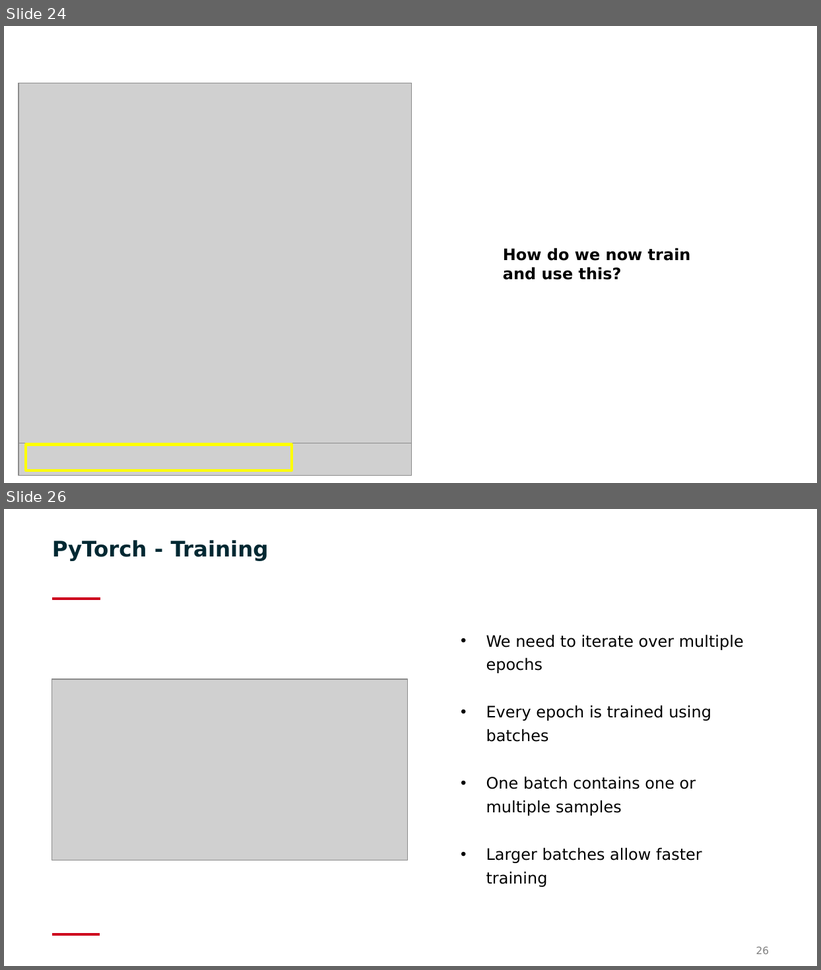
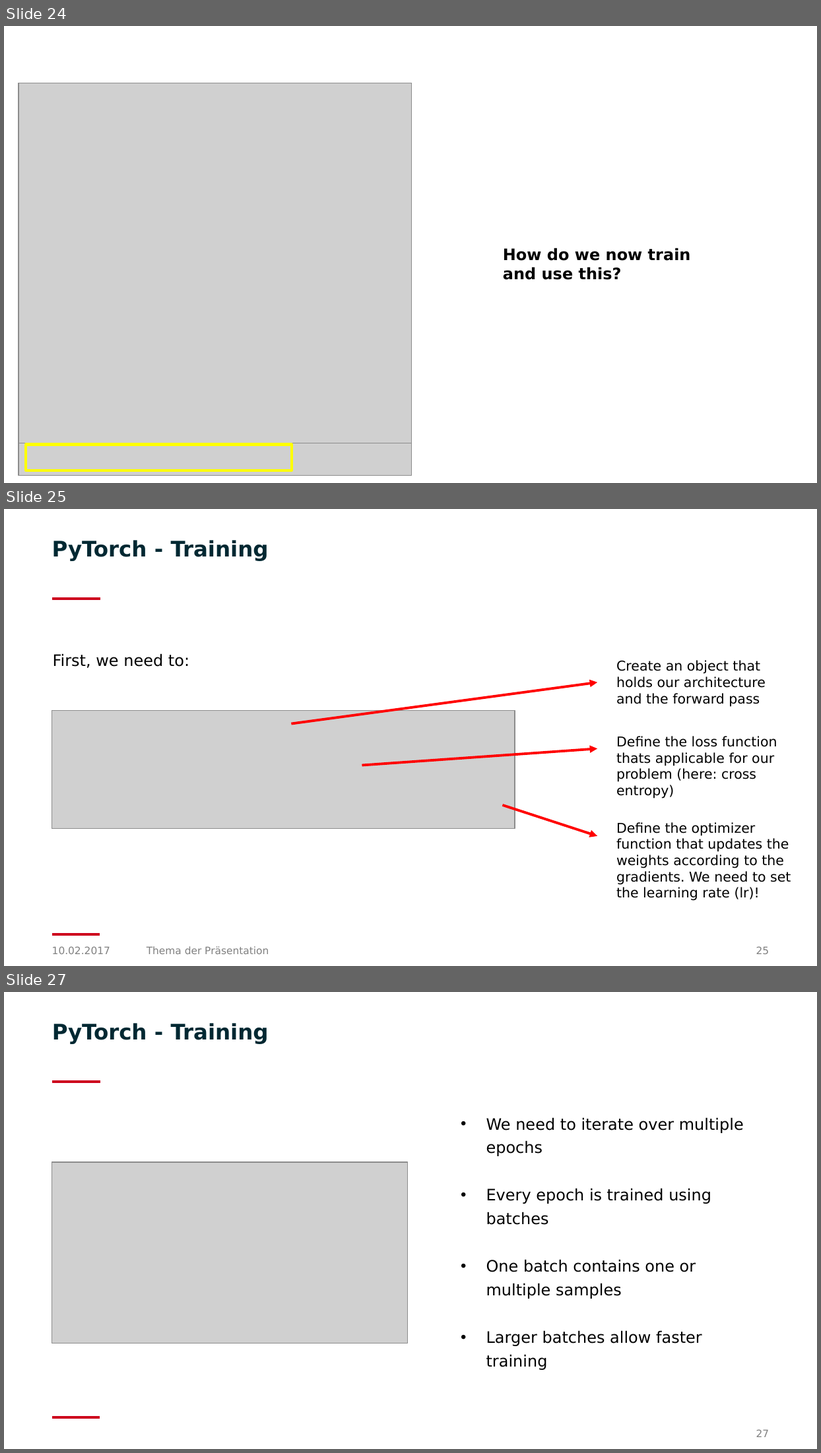
Before and after one commit to BAMeScience/workshop_neural_nets, a slide deck: slides/General_problem_and_PyTorch_example.pptx. Shown one above the other, each under a label of ours: slides 24 and 26 before the commit, slides 24, 25 and 27 after it; the slides between them are not shown. The pictures are 821x970 and 821x1453 pixels, drawn with LibreOffice and Linux fonts; fonts in the diff are those of the drawing; grey boxes stand for pictures; background and template pictures are left out. Boxes give left, top, right and bottom in pixels: in the first picture for what was removed or moved away, otherwise in the second. Text is boxed around its words. In the diff, an @@ line names an element or a change of style, - is before the commit and + after.

```diff
--- a/slides/General_problem_and_PyTorch_example.pptx
+++ b/slides/General_problem_and_PyTorch_example.pptx
@@ slide 25 added at [4, 509, 817, 966], background #FFFFFF; not listed: 2 template elements that a slide beside it also shows @@
@@ title added at [52, 540, 269, 561], 19 pt, text #002832, bold @@
+PyTorch - Training
@@ text added at [53, 654, 189, 668], 14 pt, text #000000 @@
+First, we need to:
@@ text added at [616, 660, 766, 707], 12 pt, text #000000 @@
+Create an object that holds our architecture and the forward pass
@@ arrow added from (291, 723) to (597, 682), #FF0000 2.25 pt @@
@@ picture added at [52, 711, 515, 829] @@
@@ text added at [616, 736, 778, 799], 12 pt, text #000000 @@
+Define the loss function thats applicable for our problem (here: cross entropy)
@@ arrow added from (362, 765) to (597, 749), #FF0000 2.25 pt @@
@@ arrow added from (502, 805) to (597, 836), #FF0000 2.25 pt @@
@@ text added at [616, 823, 791, 901], 12 pt, text #000000 @@
+Define the optimizer function that updates the weights according to the gradients. We need to set the learning rate (lr)!
@@ text added at [52, 947, 110, 955], 9 pt, text #808080 @@
+10.02.2017
@@ text added at [147, 947, 269, 955], 9 pt, text #808080 @@
+Thema der Präsentation
@@ page number added at [756, 947, 770, 955], 9 pt, text #808080 @@
+25
@@ what was slide 26 is now slide 27 @@
@@ page number at [756, 1430, 770, 1438]: text changed @@
-26
+27
```
Also in this commit, not shown: 2 slides changed, 1 other file.
